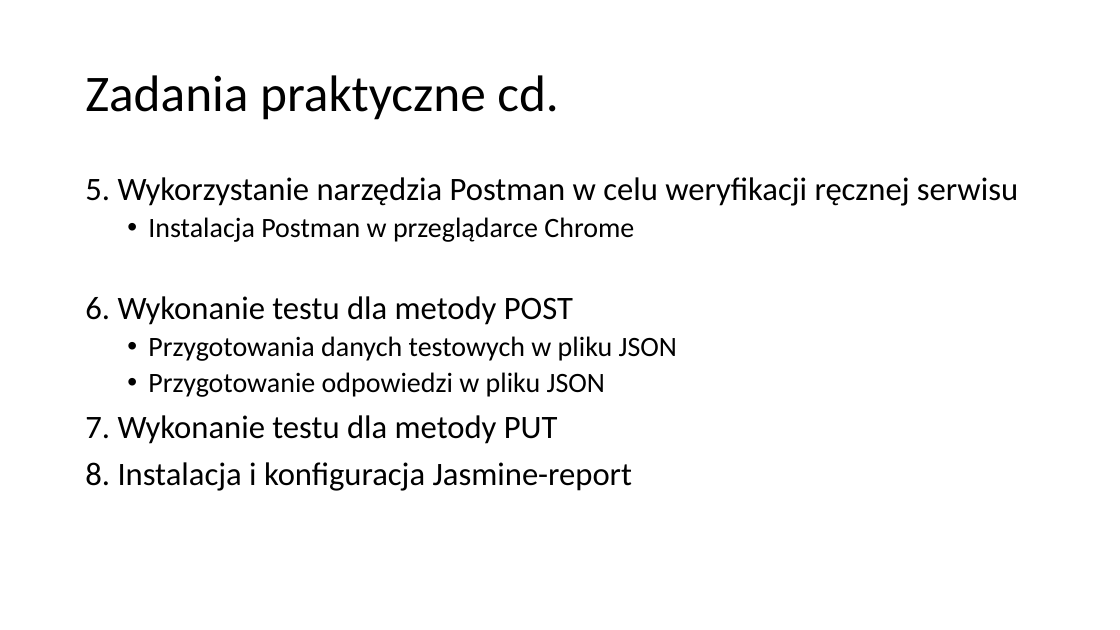
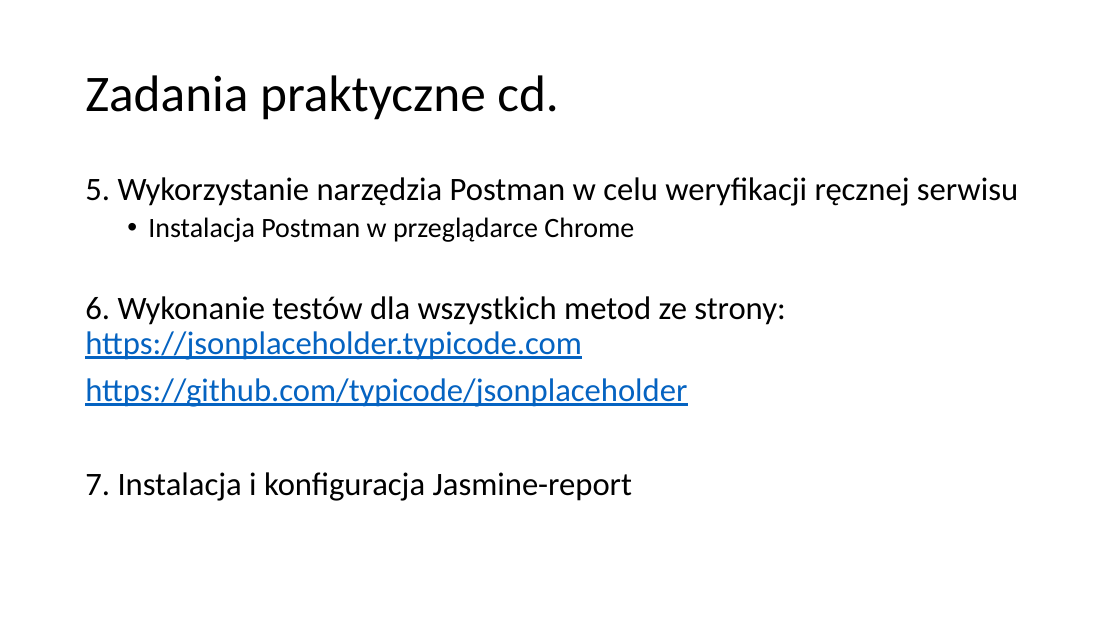
Before and after one commit to qadevpl/repo, a slide deck: slide 16 of JSRestApi/WarsztatQA.pptx. Drawn at 1120x630 pixels with LibreOffice and Linux fonts; fonts in the diff are those of the drawing. Boxes give left, top, right and bottom in pixels: in the first picture for what was removed or moved away, otherwise in the second. Text is boxed around its words. In the diff, an @@ line names an element or a change of style, - is before the commit and + after.

Commit message:
Post method

```diff
--- a/JSRestApi/WarsztatQA.pptx
+++ b/JSRestApi/WarsztatQA.pptx
@@ text at (85,296,785,501): text changed @@
-6. Wykonanie testu dla metody POST
-  • Przygotowania danych testowych w pliku JSON
-  • Przygotowanie odpowiedzi w pliku JSON
-7. Wykonanie testu dla metody PUT
-8. Instalacja i konfiguracja Jasmine-report
+6. Wykonanie testów dla wszystkich metod ze strony: https://jsonplaceholder.typicode.com
+https://github.com/typicode/jsonplaceholder
+7. Instalacja i konfiguracja Jasmine-report
```
Also in this commit, not shown: 1 other slide changed, 3 other files.
